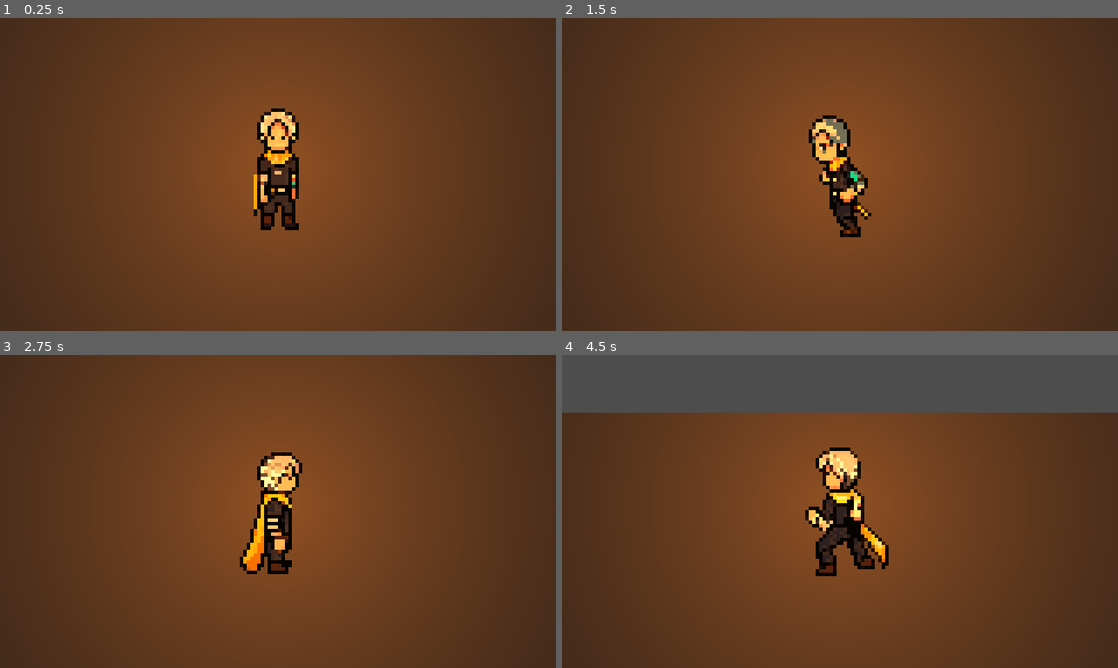
Above: before the commit, frames 1-4 (two rows, left to right).
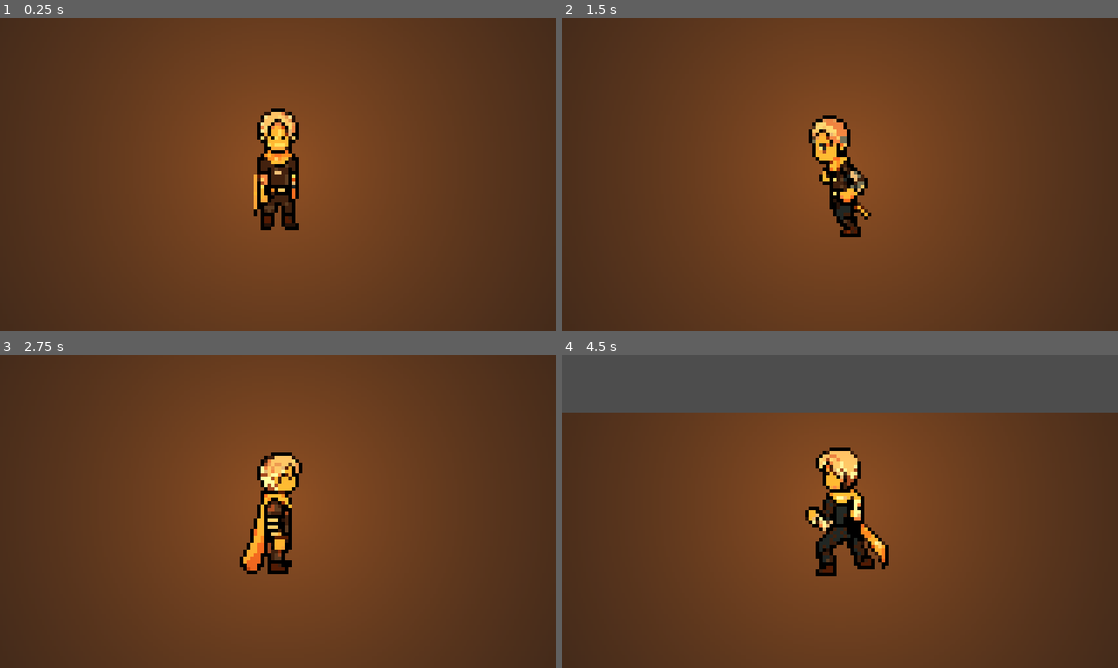
Above: after the commit, the same moments.

Repository: adityaairlangga12/lentera-pudar-legacy-pre-r7
Game: Godot game, scene res://Scenes/World.tscn
Two runs of this game, one before a commit and one after it. Both use one fixed random seed, a clock stepped at 60 frames per second and the inputs below.
Inputs (mouse positions are in pixels of both pictures, inside the frame that each line leads up to):
- Up to frame 1 (0.25 s): no input
- Up to frame 2 (1.5 s): move the mouse to (962, 158) at 0.52 s; hold Right (move_right) 0.53-1.28 s; right-click (962, 158) at 0.6 s; move the mouse to (728, 190) at 1.27 s; hold Down (move_down) from 1.28 s (still down); right-click (728, 190) at 1.35 s
- Up to frame 3 (2.75 s): move the mouse to (333, 442) at 2.02 s; release Down (move_down) at 2.03 s; hold Right (move_right) from 2.03 s (still down); click (333, 442) at 2.1 s; right-click (333, 442) at 2.3 s
- Up to frame 4 (4.5 s): move the mouse to (812, 574) at 2.77 s; release Right (move_right) at 2.78 s; hold Up (move_up) 2.78-3.53 s; tap Space (dash) at 2.85 s; right-click (812, 574) at 3.05 s; move the mouse to (1006, 558) at 3.52 s; hold Left (move_left) from 3.53 s (still down); right-click (1006, 558) at 3.6 s; move the mouse to (673, 464) at 4.27 s; right-click (673, 464) at 4.35 s

The runs differ from the first frame. In frame 1, 0.4% of the frame differs, in the area x 45-54%, y 30-62%; in frame 2, 0.6%; in frame 3, 0.9%, in the area x 43-54%, y 31-69%; in frame 4, 0.7%.

Commit message:
feat: implement Pixel Surgeon & Triad Quantizer, fix Kaelen 8-dir asymmetry, update SpriteFrames and QC log

Diff:
--- a/Scripts/TestRunner.gd
+++ b/Scripts/TestRunner.gd
@@ -4,23 +4,22 @@
 @onready var player = $World/Player
 
 func _ready() -> void:
-	print("--- TEST RUNNER: Capturing Kaelen V2 Combat QC ---")
+	print("--- TEST RUNNER: Capturing Kaelen V2 Retouched In-Game Visual QC ---")
 
 	player.position = Vector2(240, 135)
-	player.anim.play("attack_cursed_south")
+	player.anim.play("idle_south")
 
-	# Tunggu ke frame tengah serangan
-	for i in range(12):
+	for i in range(10):
 		await get_tree().process_frame
 
 	await RenderingServer.frame_post_draw
 
 	var img: Image = get_viewport().get_texture().get_image()
-	var path: String = "C:/Users/ADIT/.gemini/antigravity-ide/brain/c041710e-3c46-44a8-a7aa-c1ee7f5420bf/godot_kaelen_v2_attack_qc.png"
+	var path: String = "C:/Users/ADIT/.gemini/antigravity-ide/brain/c041710e-3c46-44a8-a7aa-c1ee7f5420bf/godot_kaelen_v2_retouched_qc.png"
 	var err := img.save_png(path)
 
 	if err == OK:
-		print("TEST_RUNNER: Attack QC PNG artifact successfully saved to " + path)
+		print("TEST_RUNNER: Retouched visual test artifact saved to " + path)
 	else:
 		push_error("TEST_RUNNER: Failed to save screenshot. Error code: %d" % err)
 
Binary file changed: Assets/Sprites/Characters/Protagonist/protagonist_east.png
Binary file changed: Assets/Sprites/Characters/Protagonist/protagonist_north-east.png
Binary file changed: Assets/Sprites/Characters/Protagonist/protagonist_north-west.png
Binary file changed: Assets/Sprites/Characters/Protagonist/protagonist_north.png
Binary file changed: Assets/Sprites/Characters/Protagonist/protagonist_south-east.png
Binary file changed: Assets/Sprites/Characters/Protagonist/protagonist_south-west.png
Binary file changed: Assets/Sprites/Characters/Protagonist/protagonist_south.png
Binary file changed: Assets/Sprites/Characters/Protagonist/protagonist_west.png
Not shown, added: Scripts/PlayerStates/AttackCursedState.gd.uid
Not shown, added: Scripts/PlayerStates/AttackPunchState.gd.uid
Not shown, added: tools/generate_frames_v2.gd.uid
Not shown, changed: references/qc-patterns.md
(and 4 more such lines)
